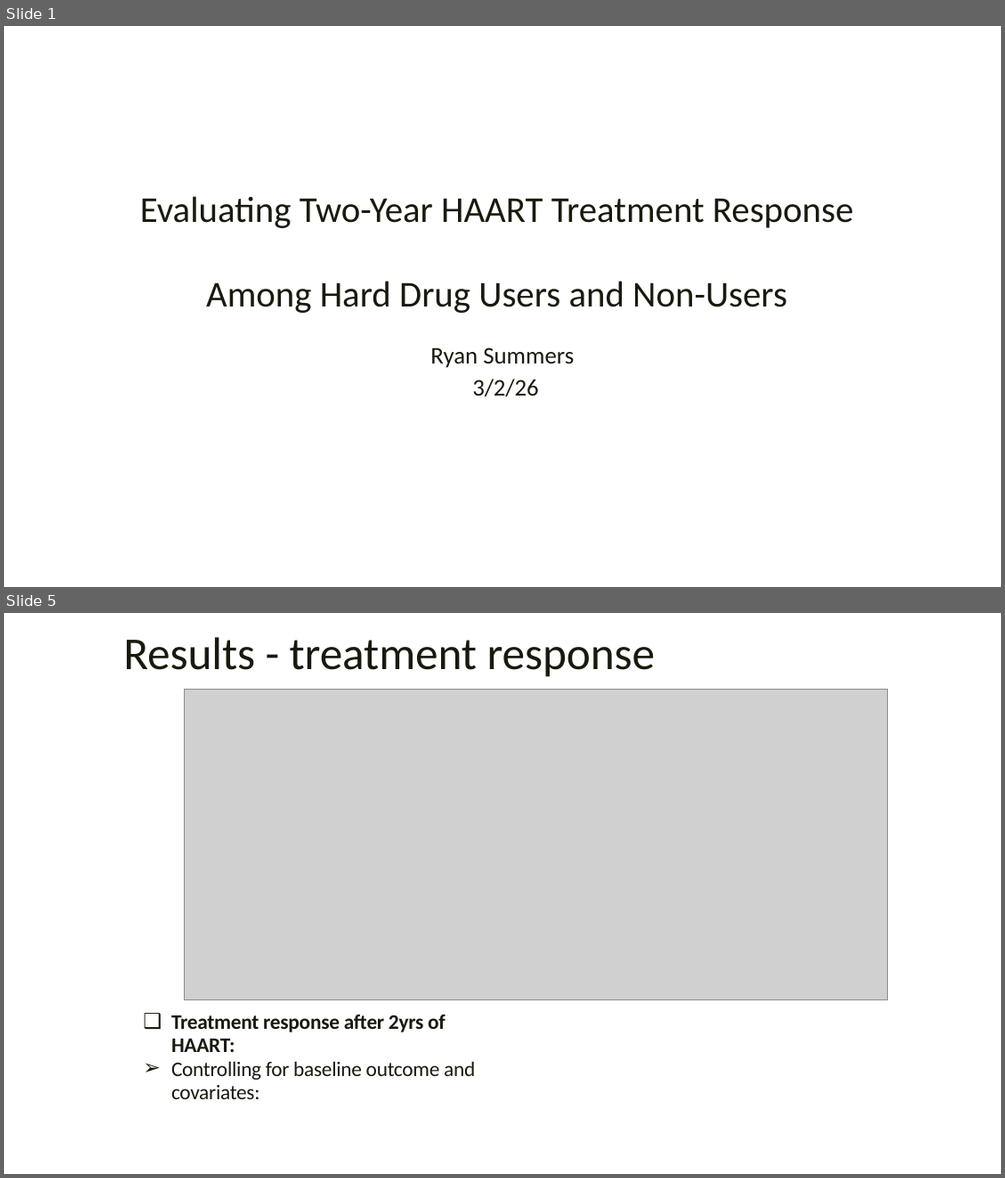
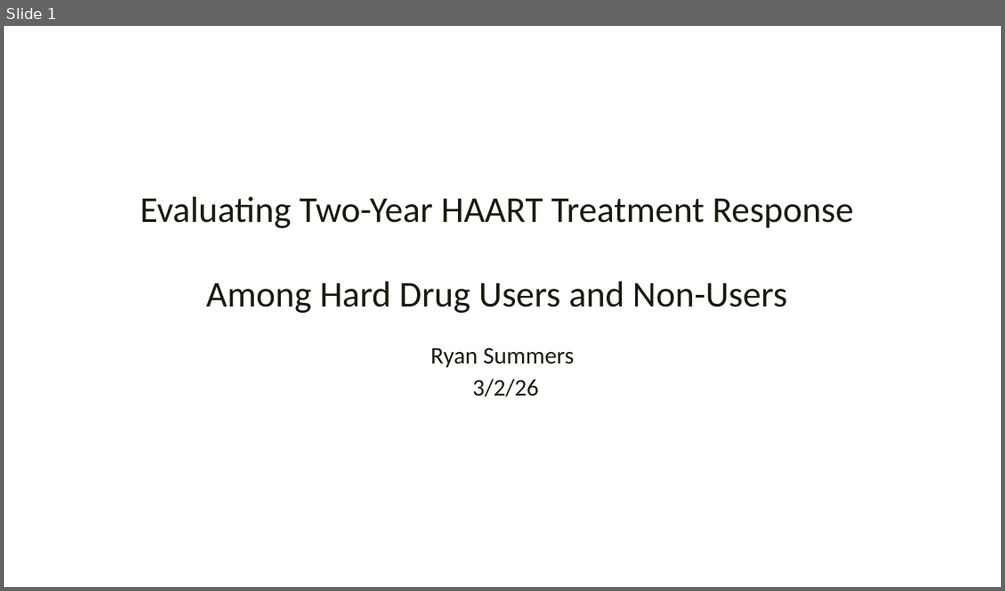
Before and after one commit to rysummers/BIOS6624-Class, a slide deck: Project1/Reports/Project1_Presentation_summers.pptx. Shown one above the other, each under a label of ours: slides 1 and 5 before the commit, slide 1 after it; the slides between them are not shown. The pictures are 1005x1178 and 1005x591 pixels, drawn with LibreOffice and Linux fonts; fonts in the diff are those of the drawing; grey boxes stand for pictures; background and template pictures are left out. Boxes give left, top, right and bottom in pixels: in the first picture for what was removed or moved away, otherwise in the second. Text is boxed around its words. In the diff, an @@ line names an element or a change of style, - is before the commit and + after.

```diff
--- a/Project1/Reports/Project1_Presentation_summers.pptx
+++ b/Project1/Reports/Project1_Presentation_summers.pptx
@@ slide 5 removed at (4, 613, 1001, 1174), background picture (left out) @@
@@ text removed at (123, 637, 655, 677) @@
-Results - treatment response
@@ picture removed at (184, 690, 887, 1000) @@
@@ text removed at (171, 1013, 475, 1099) @@
-❑ Treatment response after 2yrs of HAART:
-➢ Controlling for baseline outcome and covariates:
```
Also in this commit, not shown: 4 slides changed, 3 slides added, 1 other slide removed, 11 other files.
